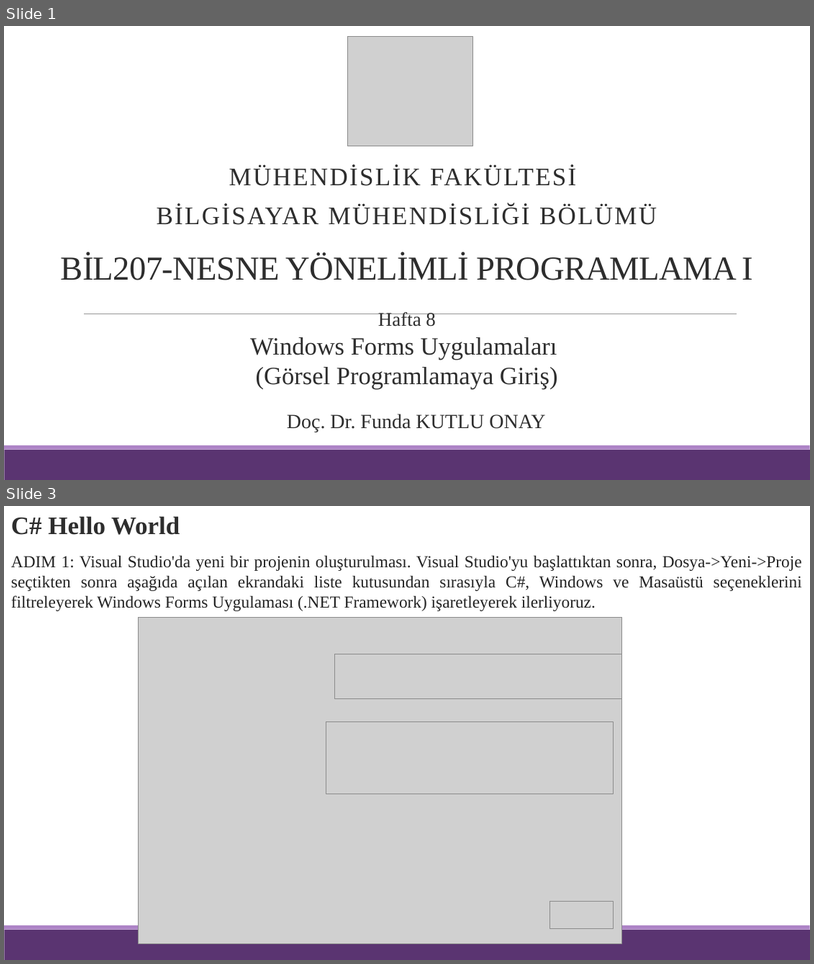
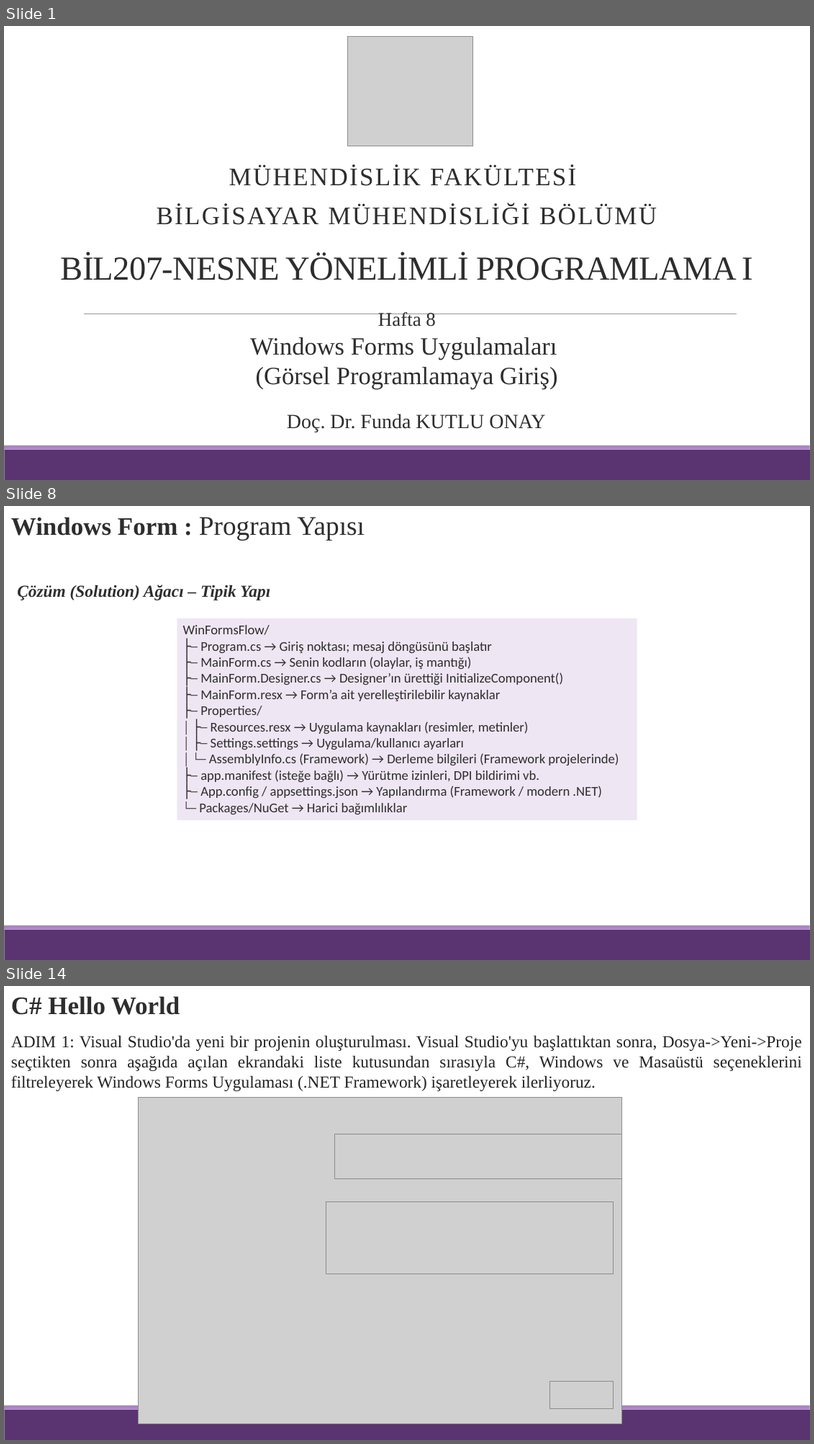
Before and after one commit to funkut/BM0207-BIL207-Ders-Notlar-, a slide deck: Hafta 8.pptx. Shown one above the other, each under a label of ours: slides 1 and 3 before the commit, slides 1, 8 and 14 after it; the slides between them are not shown. The pictures are 814x964 and 814x1444 pixels, drawn with LibreOffice and Linux fonts; fonts in the diff are those of the drawing; grey boxes stand for pictures. Boxes give left, top, right and bottom in pixels: in the first picture for what was removed or moved away, otherwise in the second. Text is boxed around its words. In the diff, an @@ line names an element or a change of style, - is before the commit and + after.

```diff
--- a/Hafta 8.pptx
+++ b/Hafta 8.pptx
@@ slide 8 added at <box>4,506,810,960</box>, background #FFFFFF; not listed: 2 template elements that a slide beside it also shows @@
@@ text added at <box>11,517,365,540</box>, 32 pt, text #2D2D2D @@
+Windows Form : Program Yapısı
@@ text added at <box>17,584,270,600</box>, 20 pt, text #2D2D2D, bold, italic @@
+  Çözüm (Solution) Ağacı – Tipik Yapı
@@ rectangle added at <box>177,618,638,820</box>, fill #EFE6F4, 16 pt, text #2D2D2D @@
+WinFormsFlow/
+├─ Program.cs → Giriş noktası; mesaj döngüsünü başlatır
+├─ MainForm.cs → Senin kodların (olaylar, iş mantığı)
+├─ MainForm.Designer.cs → Designer’ın ürettiği InitializeComponent()
+├─ MainForm.resx → Form’a ait yerelleştirilebilir kaynaklar
+├─ Properties/
+│ ├─ Resources.resx → Uygulama kaynakları (resimler, metinler)
+│ ├─ Settings.settings → Uygulama/kullanıcı ayarları
+│ └─ AssemblyInfo.cs (Framework) → Derleme bilgileri (Framework projelerinde)
+├─ app.manifest (isteğe bağlı) → Yürütme izinleri, DPI bildirimi vb.
+├─ App.config / appsettings.json → Yapılandırma (Framework / modern .NET)
+└─ Packages/NuGet → Harici bağımlılıklar
@@ what was slide 3 is now slide 14 @@
```
Also in this commit, not shown: 1 slide changed, 10 other slides added.
